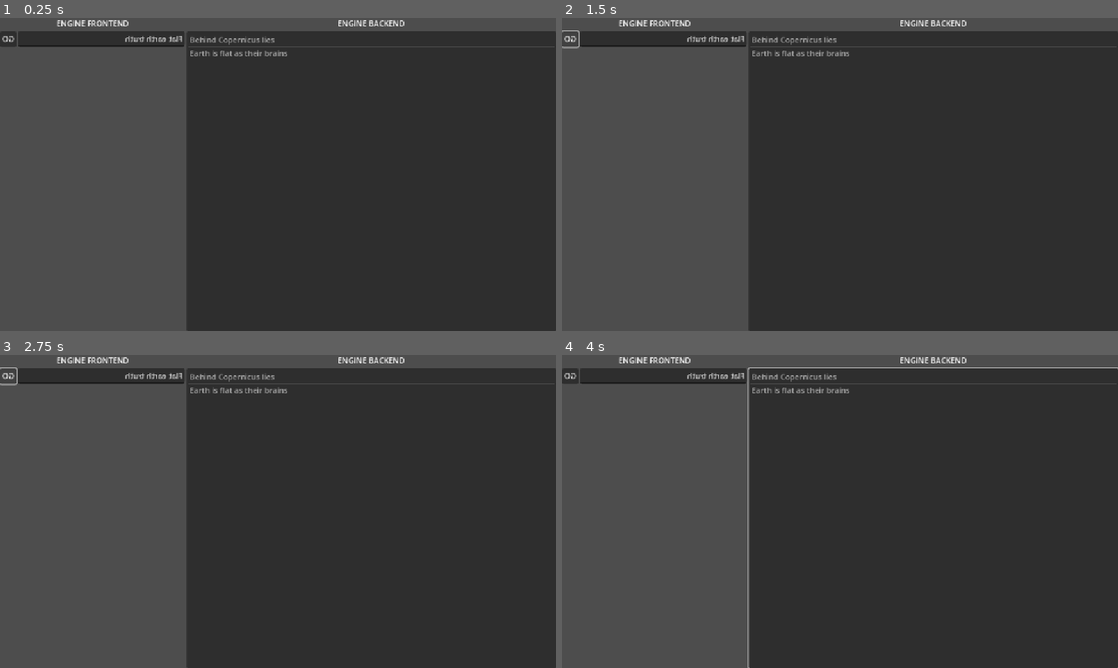
Above: before the commit, frames 1-4 (two rows, left to right).
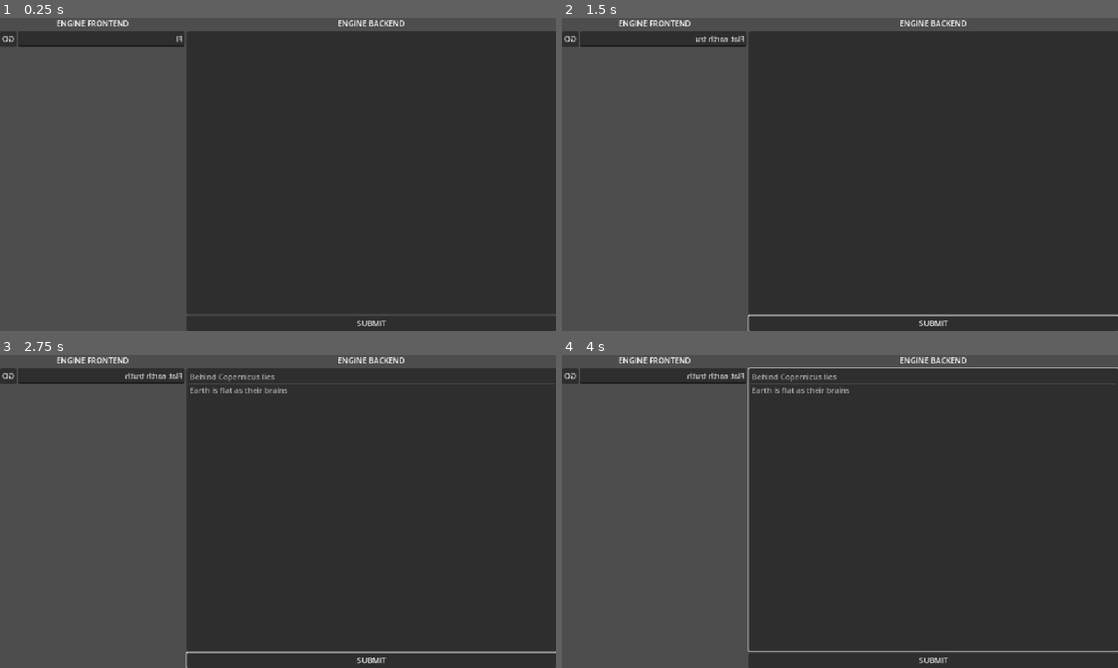
Above: after the commit, the same moments.

Repository: FeniXb3/bubble-engine
Game: Godot game, scene res://scenes/main.tscn
Two runs of this game, one before a commit and one after it. Both use one fixed random seed, a clock stepped at 60 frames per second and the inputs below.
Inputs (mouse positions are in pixels of both pictures, inside the frame that each line leads up to):
- Up to frame 1 (0.25 s): no input
- Up to frame 2 (1.5 s): click "GO" (after the commit: "SUBMIT") at 0.5 s; click "GO" at 1.25 s
- Up to frame 3 (2.75 s): click "GO" at 2 s
- Up to frame 4 (4 s): tap Enter at 2.75 s; move the mouse to (962, 495) at 2.77 s; hold Up (ui_up) 2.78-3.5 s; tap O at 2.85 s; click (962, 495) at 2.92 s; tap Space at 3.5 s; drag from (728, 527) to (812, 574) at 3.52 s

The runs differ from the first frame. In frame 1, 0.8% of the frame differs, in the area x 22-100%, y 5-99%; in frame 2, 1.0%, in the area x 0-100%, y 4-100%; in frame 3, 0.6%; in frame 4, 0.4%.

Commit message:
Display search query sign by sign

Diff:
--- /dev/null
+++ b/control_flipper.gd
@@ -0,0 +1,32 @@
+@tool
+class_name ControlFlipper
+extends Control
+
+@export var to_flip: Control
+@export var container: Control
+
+@export var flip: bool = true
+
+var text_length: int = 0
+
+func _process(_delta: float) -> void:
+	# https://docs.godotengine.org/en/stable/tutorials/plugins/running_code_in_the_editor.html#reporting-node-configuration-warnings
+	if Engine.is_editor_hint():
+		update_configuration_warnings()
+
+	if container == null or to_flip == null:
+		return
+
+	container.custom_minimum_size.y = abs(to_flip.get_rect().size.y)
+	to_flip.pivot_offset = to_flip.get_rect().size / 2
+	to_flip.scale.x = -1 if flip else 1
+
+
+func _get_configuration_warnings():
+	var warnings = []
+	if container == null:
+		warnings.append("Container must be set.")
+	if to_flip == null:
+		warnings.append("Control to flip must be set.")
+
+	return warnings
--- a/project.godot
+++ b/project.godot
@@ -15,6 +15,10 @@
 config/features=PackedStringArray("4.4", "GL Compatibility")
 config/icon="res://icon.svg"
 
+[autoload]
+
+SignalBus="*res://scripts/signal_bus.gd"
+
 [display]
 
 window/stretch/mode="canvas_items"
--- a/scenes/main.tscn
+++ b/scenes/main.tscn
@@ -54,6 +54,11 @@
 [node name="AvailableResults" type="ItemList" parent="MainMarginContainer/HBoxContainer/BackendContainer"]
 layout_mode = 2
 size_flags_vertical = 3
+select_mode = 2
 item_count = 2
 item_0/text = "asdfgh"
 item_1/text = "sdfghgfgf"
+
+[node name="Button" type="Button" parent="MainMarginContainer/HBoxContainer/BackendContainer"]
+layout_mode = 2
+text = "SUBMIT"
--- a/scenes/search_bar.tscn
+++ b/scenes/search_bar.tscn
@@ -1,8 +1,9 @@
-[gd_scene load_steps=2 format=3 uid="uid://cbutk778cqf52"]
+[gd_scene load_steps=3 format=3 uid="uid://cbutk778cqf52"]
 
 [ext_resource type="Script" uid="uid://doul7wro0a34o" path="res://scripts/search_bar.gd" id="1_nw6hu"]
+[ext_resource type="Script" uid="uid://cssv6kle72cvy" path="res://control_flipper.gd" id="2_pbamf"]
 
-[node name="SearchBar" type="Control" node_paths=PackedStringArray("container", "query_field")]
+[node name="SearchBar" type="Control" node_paths=PackedStringArray("query_field", "input_timer")]
 custom_minimum_size = Vector2(0, 31)
 layout_mode = 3
 anchors_preset = 14
@@ -13,8 +14,8 @@
 grow_vertical = 2
 size_flags_horizontal = 3
 script = ExtResource("1_nw6hu")
-container = NodePath("HBox")
 query_field = NodePath("HBox/LineEdit")
+input_timer = NodePath("Timer")
 
 [node name="HBox" type="HBoxContainer" parent="."]
 layout_mode = 1
@@ -39,3 +40,17 @@
 [node name="Button" type="Button" parent="HBox"]
 layout_mode = 2
 text = "GO"
+
+[node name="Timer" type="Timer" parent="."]
+wait_time = 0.1
+
+[node name="ControlFlipper" type="Control" parent="." node_paths=PackedStringArray("to_flip", "container")]
+anchors_preset = 0
+offset_right = 40.0
+offset_bottom = 40.0
+script = ExtResource("2_pbamf")
+to_flip = NodePath("../HBox")
+container = NodePath("..")
+metadata/_custom_type_script = ExtResource("2_pbamf")
+
+[connection signal="timeout" from="Timer" to="." method="_on_timer_timeout"]
--- a/scripts/main.gd
+++ b/scripts/main.gd
@@ -23,8 +23,10 @@
 		available_results.add_item(r.title)
 
 func _ready() -> void:
+	available_results.clear()
+	SignalBus.query_submitted.connect(show_results)
+
 	current_human = data.humans.pick_random()
 	current_query = current_human.queries.pick_random()
 
 	search_bar.show_query(current_query)
-	show_results()
--- a/scripts/search_bar.gd
+++ b/scripts/search_bar.gd
@@ -1,16 +1,31 @@
-@tool
+#@tool
 class_name SearchBar
 extends Control
 
-@export var container: HBoxContainer
+#@export var container: HBoxContainer
 @export var query_field: LineEdit
+@export var input_timer: Timer
 
-@export var flip: bool = true
+#@export var flip: bool = true
+@export var current_query: Query
 
-func _process(_delta: float) -> void:
-	custom_minimum_size.y = abs(container.get_rect().size.y)
-	container.pivot_offset = container.get_rect().size / 2
-	container.scale.x = -1 if flip else 1
+var text_length: int = 0
+#
+#func _process(_delta: float) -> void:
+	#custom_minimum_size.y = abs(container.get_rect().size.y)
+	#container.pivot_offset = container.get_rect().size / 2
+	#container.scale.x = -1 if flip else 1
 
 func show_query(query: Query) -> void:
-	query_field.text = query.text
+	text_length = 0
+	current_query = query
+	input_timer.start()
+
+
+func _on_timer_timeout() -> void:
+	text_length += 1
+	query_field.text = current_query.text.substr(0, text_length)
+
+	if query_field.text == current_query.text:
+		input_timer.stop()
+		SignalBus.query_submitted.emit()
--- /dev/null
+++ b/scripts/signal_bus.gd
@@ -0,0 +1,3 @@
+extends Node
+
+signal query_submitted
Not shown, added: control_flipper.gd.uid
Not shown, added: scripts/signal_bus.gd.uid
